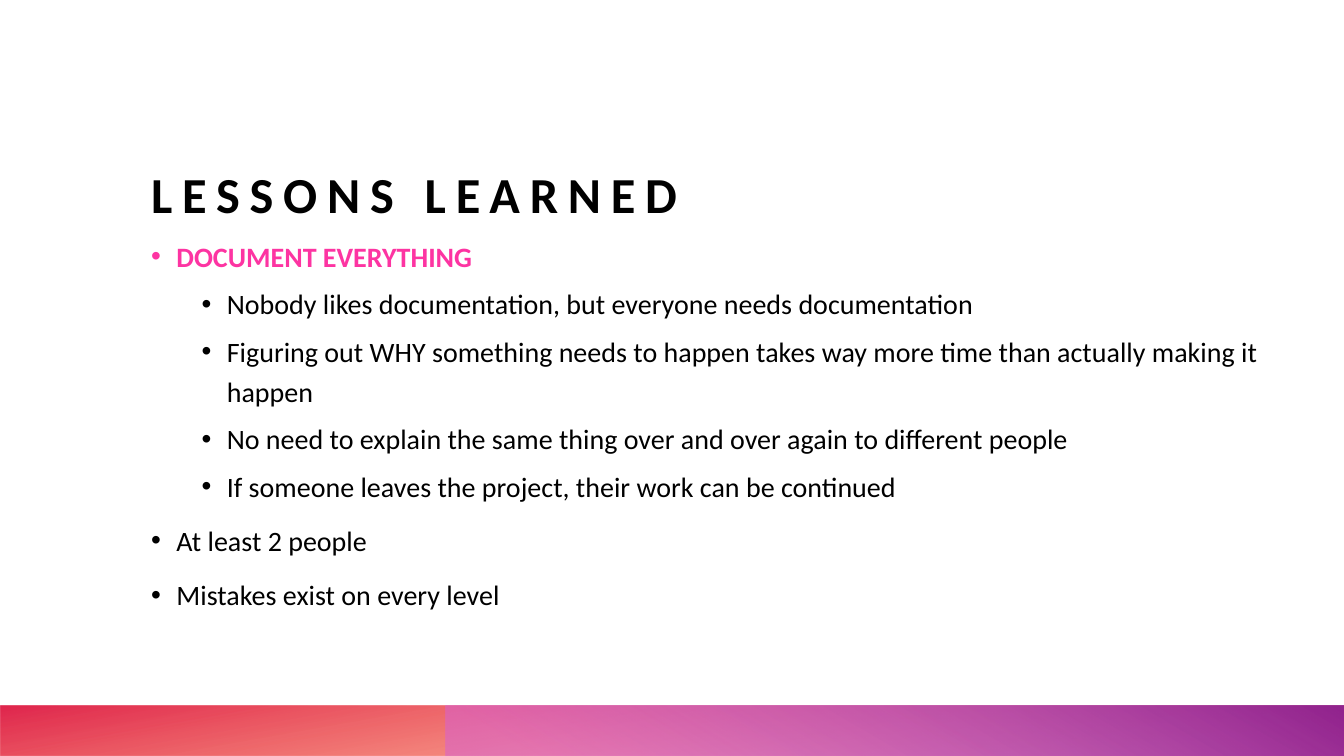
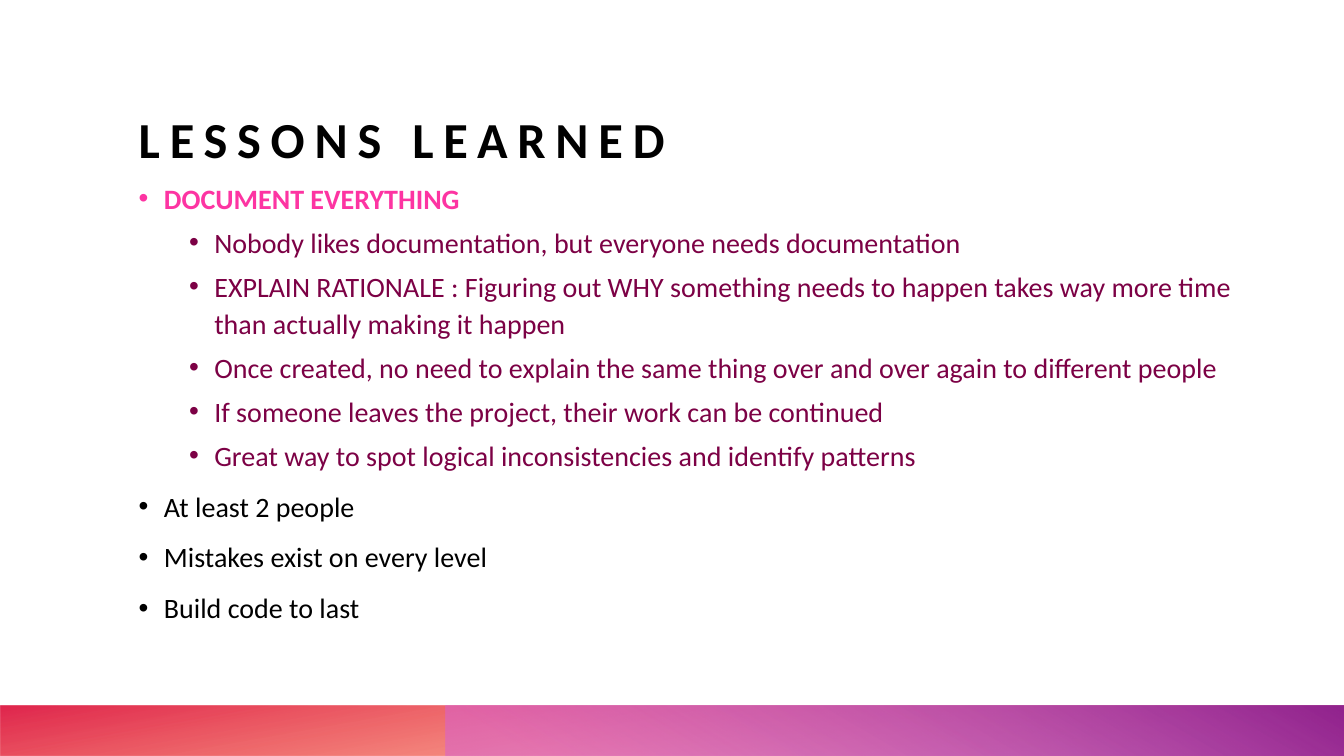
Before and after one commit to UTHealthCHCD-TACC/uthealth-dw, a slide deck: slide 11 of greenplum/datawarehouse/documentation/data-warehouse-QA-summary.pptx. Drawn at 1344x756 pixels with LibreOffice and Linux fonts; fonts in the diff are those of the drawing. Boxes give left, top, right and bottom in pixels: in the first picture for what was removed or moved away, otherwise in the second. Text is boxed around its words. In the diff, an @@ line names an element or a change of style, - is before the commit and + after.

```diff
--- a/greenplum/datawarehouse/documentation/data-warehouse-QA-summary.pptx
+++ b/greenplum/datawarehouse/documentation/data-warehouse-QA-summary.pptx
@@ title "LESSONS LEARNED": place and size @@
-title "LESSONS LEARNED" at bbox=[151, 180, 677, 214]
+title "LESSONS LEARNED" at bbox=[139, 125, 664, 159]
@@ text "DOCUMENT EVERYTHING": place and size @@
-text "DOCUMENT EVERYTHING" at bbox=[176, 248, 1257, 610]
+text "DOCUMENT EVERYTHING" at bbox=[164, 190, 1230, 619]
@@ text at bbox=[164, 190, 960, 572]: text colour #000000 to #7D0145 in "Nobody likes documentation, but everyone needs documentation", "If someone leaves the project, their work ..."; line spacing 1.2 to 1.1 @@
@@ text at bbox=[214, 277, 1230, 383]: text changed; text colour #000000 to #7D0145 @@
-  • Figuring out WHY something needs to happen takes way more time than actually making it happen
-  • No need to explain the same thing over and over again to different people
+  • EXPLAIN RATIONALE : Figuring out WHY something needs to happen takes way more time than actually making it happen
+  • Once created, no need to explain the same thing over and over again to different people
@@ text at bbox=[214, 446, 916, 471]: paragraph added @@
+  • Great way to spot logical inconsistencies and identify patterns
@@ text at bbox=[164, 598, 359, 619]: paragraph added @@
+• Build code to last
```
Also in this commit, not shown: 5 other slides changed, 8 slides added, 3 slides removed, 6 other files.
